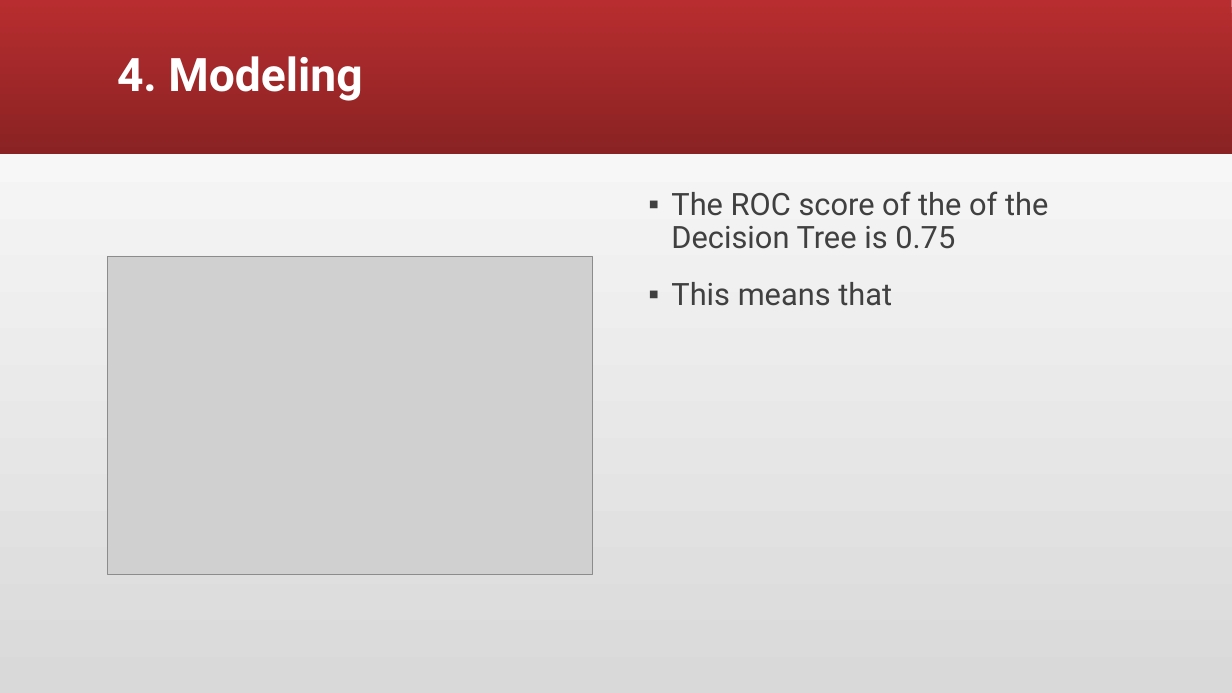
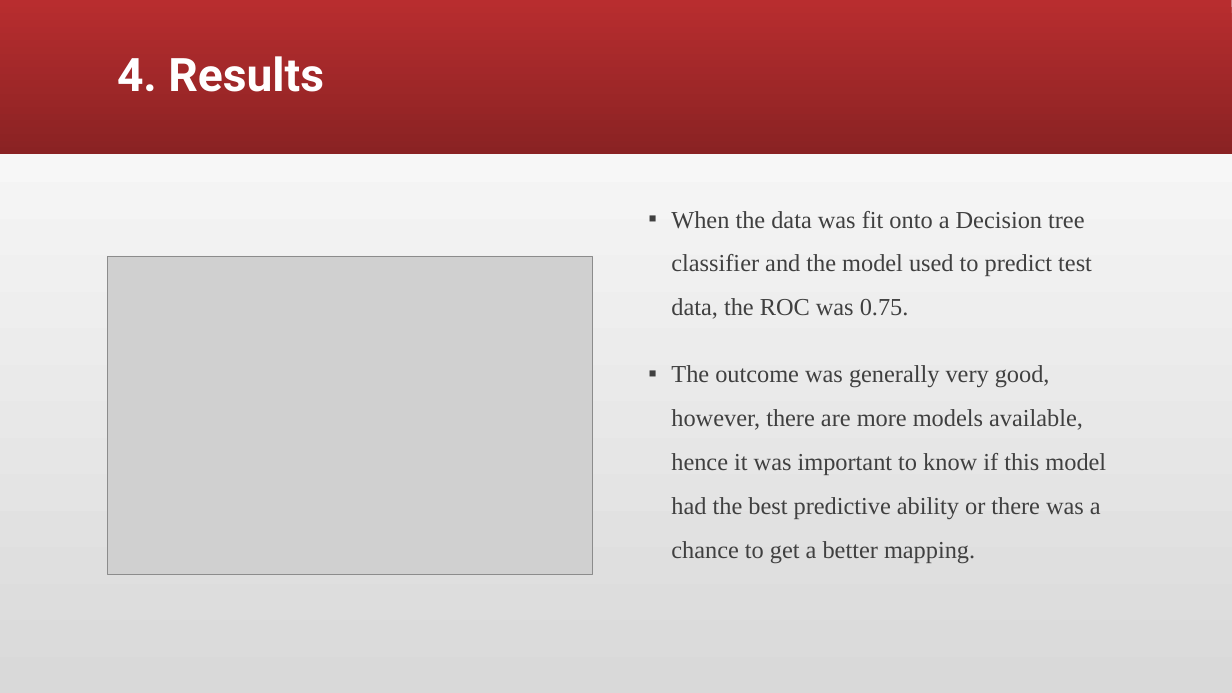
Before and after one commit to NicholusMagak/Phase_3_Project, a slide deck: slide 7 of Seasonal flu prediction model.pptx (slide 6 before the commit). Drawn at 1232x693 pixels with LibreOffice and Linux fonts; fonts in the diff are those of the drawing; grey boxes stand for pictures. Boxes give left, top, right and bottom in pixels: in the first picture for what was removed or moved away, otherwise in the second. Text is boxed around its words. In the diff, an @@ line names an element or a change of style, - is before the commit and + after.

```diff
--- a/Seasonal flu prediction model.pptx
+++ b/Seasonal flu prediction model.pptx
@@ title at (117,56,324,92): text changed @@
-4. Modeling
+4. Results
@@ text at (671,211,1106,563): text changed; size 24 to 19 pt; font Roboto to Times New Roman @@
-▪ The ROC score of the of the Decision Tree is 0.75
-▪ This means that
+▪ When the data was fit onto a Decision tree classifier and the model used to predict test data, the ROC was 0.75.
+▪ The outcome was generally very good, however, there are more models available, hence it was important to know if this model had the best predictive ability or there was a chance to get a better mapping.
```
Also in this commit, not shown: 3 other slides changed, 5 slides added, 4 slides removed.
